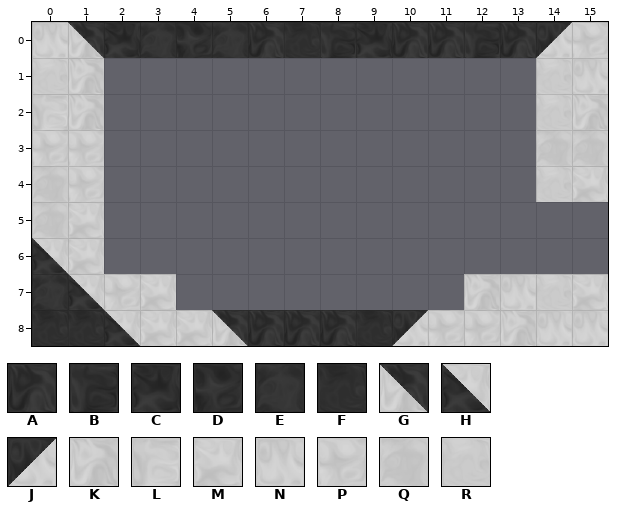
Two versions of a level (Tiled map, assets/tilemaps/tempLast.tmx). Above, as it was before the edit.
Cells are 64x64 px. Shown: x 0..15, y 0..8.
Key: from "black_tiles": A 0, B 1, C 2, D 4, E 5, F 6; from "mixed_tiles": G 0, H 2, J 3; from "white_tiles": K 0, L 1, M 2, N 3, P 4, Q 5, R 6.
_ is an empty cell.
Layer "tile" before, first column x 0:
0 NGCEDEAFBCAABAJP
1 RK____________RN
2 LK____________RK
3 PP____________QQ
4 QP____________RM
5 QM______________
6 HM______________
7 EHPM________KNRM
8 FFHMMGAAAFJPPKNN
After:
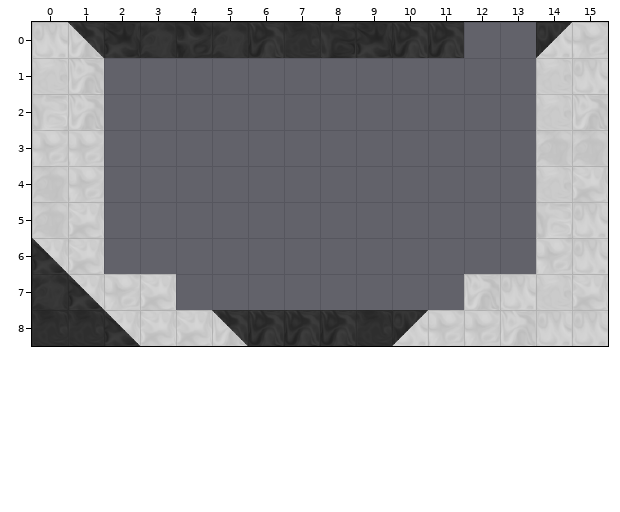
What changed:
Layer "tile":
There is now tile L in row 5 at x 14.
There is now tile N in rows 5 to 6 at x 15.
There is now tile P in row 6 at x 14.
The edit erases tile A in row 0 at x 13.
The edit erases tile B in row 0 at x 12.
Boxes around the changes in both pictures, in picture pixels (x1, y1, x2, y2):
removed: (464, 22, 536, 58)
added: (536, 202, 608, 274)
